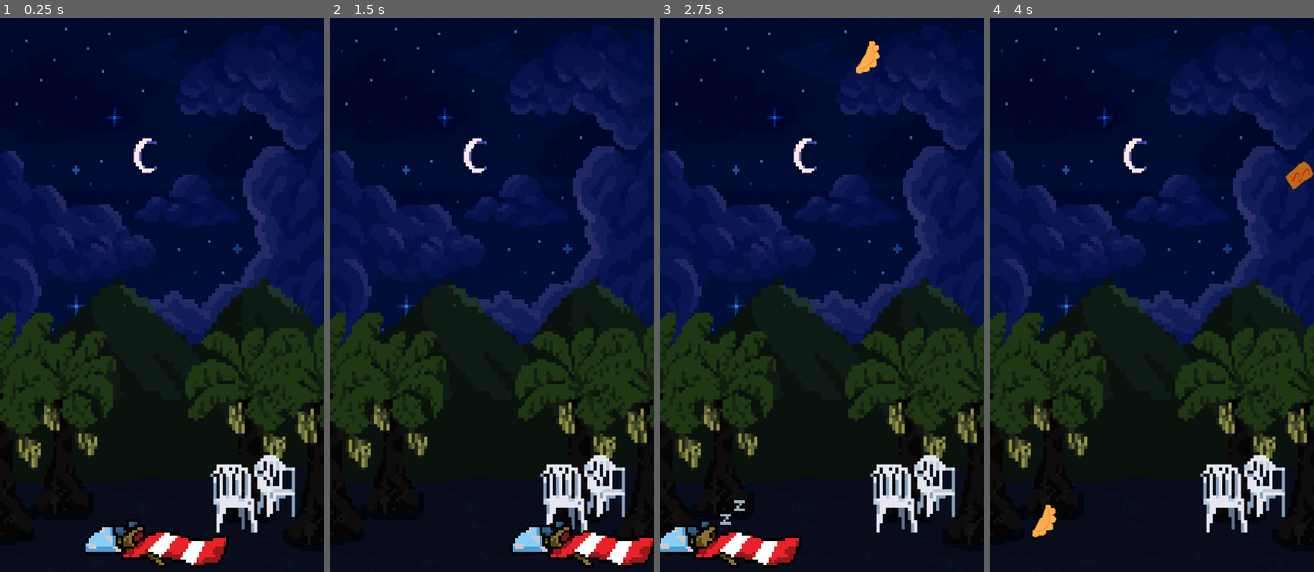
Above: before the commit, frames 1-4 (left to right).
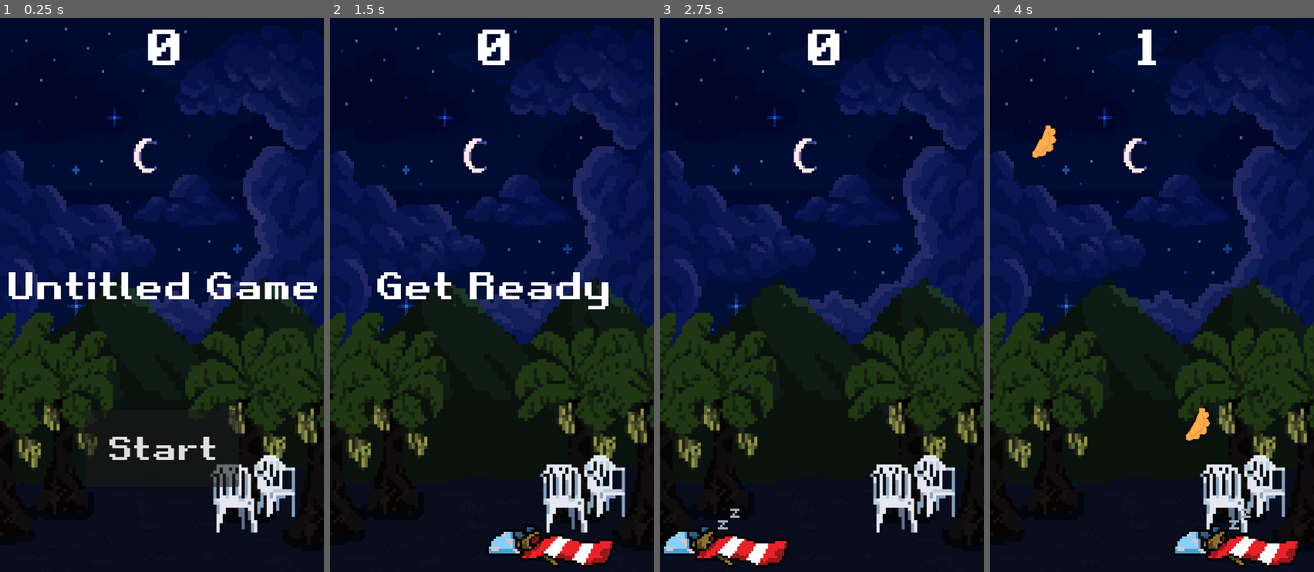
Above: after the commit, the same moments.

Repository: nathaliecstro/lags_game_jam2
Game: Godot game, scene res://SCENES/main.tscn
The game is run twice, just before and just after one commit, with the same random seed, the same clock (stepped at 60 frames per second) and the same inputs.
Inputs (mouse positions are in pixels of both pictures, inside the frame that each line leads up to):
- Up to frame 1 (0.25 s): no input
- Up to frame 2 (1.5 s): click (492, 450) at 0.5 s, where only the run after the commit has a clickable "Start"; tap Enter at 1.25 s; hold D (move_right) from 1.28 s (still down)
- Up to frame 3 (2.75 s): tap Space at 2 s; release D (move_right) at 2.03 s; hold A (move_left) from 2.03 s (still down)
- Up to frame 4 (4 s): release A (move_left) at 2.78 s; hold D (move_right) from 2.78 s (still down)

The runs differ from the first frame. In frame 1, 5.8% of the frame differs, in the area x 2-98%, y 2-100%; in frame 2, 4.4%; in frame 3, 2.3%; in frame 4, 3.0%.

Commit message:
Hud and character change

Diff:
--- /dev/null
+++ b/updated_lags_game_jam/SCENES/area_2d.tscn
@@ -0,0 +1,18 @@
+[gd_scene load_steps=4 format=3 uid="uid://5kk3vk2oj806"]
+
+[ext_resource type="Script" uid="uid://cbascr2dp7x3d" path="res://SCENES/sapo_concho_2.gd" id="1_jqutv"]
+[ext_resource type="PackedScene" uid="uid://ncf0pekbgv88" path="res://SCENES/sapoConcho2.tscn" id="1_jub5u"]
+
+[sub_resource type="RectangleShape2D" id="RectangleShape2D_jqutv"]
+size = Vector2(52, 10)
+
+[node name="Area2D" type="Area2D"]
+script = ExtResource("1_jqutv")
+
+[node name="CharacterBody2D" parent="." instance=ExtResource("1_jub5u")]
+
+[node name="CollisionShape2D2" type="CollisionShape2D" parent="."]
+position = Vector2(-2, 6)
+shape = SubResource("RectangleShape2D_jqutv")
+
+[connection signal="body_entered" from="." to="." method="_on_body_entered"]
--- /dev/null
+++ b/updated_lags_game_jam/SCENES/hud.gd
@@ -0,0 +1,30 @@
+extends CanvasLayer
+
+# Notifies `Main` node that the button has been pressed
+signal start_game
+
+func show_message(text):
+	$Message.text = text
+	$Message.show()
+	$MessageTimer.start()
+
+func show_game_over():
+	show_message("Game Over")
+	# Wait until the MessageTimer has counted down.
+	await $MessageTimer.timeout
+
+	$Message.text = "Dodge the Creeps!"
+	$Message.show()
+	# Make a one-shot timer and wait for it to finish.
+	await get_tree().create_timer(1.0).timeout
+	$StartButton.show()
+
+func update_score(score):
+	$ScoreLabel.text = str(score)
+
+func _on_start_button_pressed():
+	$StartButton.hide()
+	start_game.emit()
+
+func _on_message_timer_timeout():
+	$Message.hide()
--- /dev/null
+++ b/updated_lags_game_jam/SCENES/hud.tscn
@@ -0,0 +1,60 @@
+[gd_scene load_steps=3 format=3 uid="uid://5hibfu3wh8km"]
+
+[ext_resource type="Script" uid="uid://dl2t51rccbcpi" path="res://SCENES/hud.gd" id="1_2xvbx"]
+[ext_resource type="FontFile" uid="uid://bp623mrr0ng5o" path="res://ASSETS/Retro Gaming.ttf" id="2_undyj"]
+
+[node name="HUD" type="CanvasLayer"]
+script = ExtResource("1_2xvbx")
+
+[node name="ScoreLabel" type="Label" parent="."]
+anchors_preset = 5
+anchor_left = 0.5
+anchor_right = 0.5
+offset_left = -24.5
+offset_right = 24.5
+offset_bottom = 82.0
+grow_horizontal = 2
+size_flags_horizontal = 0
+size_flags_vertical = 0
+theme_override_fonts/font = ExtResource("2_undyj")
+theme_override_font_sizes/font_size = 64
+text = "0"
+
+[node name="Message" type="Label" parent="."]
+anchors_preset = 8
+anchor_left = 0.5
+anchor_top = 0.5
+anchor_right = 0.5
+anchor_bottom = 0.5
+offset_left = -20.0
+offset_top = -41.0
+offset_right = 20.0
+offset_bottom = 41.0
+grow_horizontal = 2
+grow_vertical = 2
+theme_override_fonts/font = ExtResource("2_undyj")
+theme_override_font_sizes/font_size = 48
+text = "Untitled Game"
+
+[node name="StartButton" type="Button" parent="."]
+anchors_preset = 7
+anchor_left = 0.5
+anchor_top = 1.0
+anchor_right = 0.5
+anchor_bottom = 1.0
+offset_left = -100.0
+offset_top = -210.0
+offset_right = 100.0
+offset_bottom = -110.0
+grow_horizontal = 2
+grow_vertical = 0
+theme_override_fonts/font = ExtResource("2_undyj")
+theme_override_font_sizes/font_size = 42
+text = "Start"
+
+[node name="MessageTimer" type="Timer" parent="."]
+wait_time = 2.0
+one_shot = true
+
+[connection signal="pressed" from="StartButton" to="." method="_on_start_button_pressed"]
+[connection signal="timeout" from="MessageTimer" to="." method="_on_message_timer_timeout"]
--- a/updated_lags_game_jam/SCENES/main.gd
+++ b/updated_lags_game_jam/SCENES/main.gd
@@ -5,15 +5,18 @@
 
 var score
 
+
+func new_game():
+	score = 0
+	$StartTimer.start()
+	$HUD.update_score(score)
+	$Sapo.start($StartPos.position)
+	$HUD.show_message("Get Ready")
+
 func game_over():
 	$ScoreTimer.stop()
 	$FoodTimer.stop()
-
-func new_game():
-	score = 0
-	$CharacterBody2D.start($StartPos.position)
-	$StartTimer.start()
-
+	$HUD.show_game_over()
 
 func _on_food_timer_timeout():
 	# Randomly pick a food scene
@@ -45,10 +48,11 @@
 
 func _on_score_timer_timeout():
 	score += 1
+	$HUD.update_score(score)
 
 func _on_start_timer_timeout():
 	$FoodTimer.start()
 	$ScoreTimer.start()
 
 func _ready():
-	new_game()
+	pass
--- a/updated_lags_game_jam/SCENES/main.tscn
+++ b/updated_lags_game_jam/SCENES/main.tscn
@@ -1,12 +1,13 @@
-[gd_scene load_steps=11 format=3 uid="uid://bxr4aaam0oro4"]
+[gd_scene load_steps=12 format=3 uid="uid://bxr4aaam0oro4"]
 
 [ext_resource type="PackedScene" uid="uid://ncf0pekbgv88" path="res://SCENES/sapoConcho2.tscn" id="1_xh1h4"]
-[ext_resource type="Script" path="res://SCENES/main.gd" id="1_ys6xq"]
+[ext_resource type="Script" uid="uid://dbtl1cllirq5q" path="res://SCENES/main.gd" id="1_ys6xq"]
 [ext_resource type="PackedScene" uid="uid://c1wgofxcktlku" path="res://SCENES/food_1.tscn" id="2_df0lc"]
 [ext_resource type="Texture2D" uid="uid://qyr1ru25nyj8" path="res://ASSETS/skylayer.png" id="3_0u8pi"]
 [ext_resource type="PackedScene" uid="uid://cuylvuuspke1r" path="res://SCENES/food_2.tscn" id="3_df0lc"]
 [ext_resource type="Texture2D" uid="uid://deev7e3qpl18i" path="res://ASSETS/cerrolastetas(fix).png" id="4_ys6xq"]
 [ext_resource type="Texture2D" uid="uid://d006kvmmvm6n1" path="res://ASSETS/plantainslayer(fix).png" id="5_0u8pi"]
+[ext_resource type="PackedScene" uid="uid://5hibfu3wh8km" path="res://SCENES/hud.tscn" id="8_h2jjw"]
 
 [sub_resource type="Curve2D" id="Curve2D_h2jjw"]
 _data = {
@@ -24,11 +25,6 @@
 script = ExtResource("1_ys6xq")
 mob_scene = ExtResource("2_df0lc")
 mob1_scene = ExtResource("3_df0lc")
-
-[node name="CharacterBody2D" parent="." instance=ExtResource("1_xh1h4")]
-position = Vector2(214, 643)
-scale = Vector2(3.5, 3.5)
-metadata/_edit_group_ = true
 
 [node name="ParallaxBackground" type="ParallaxBackground" parent="."]
 
@@ -66,11 +62,11 @@
 [node name="ScoreTimer" type="Timer" parent="."]
 
 [node name="StartPos" type="Marker2D" parent="."]
-position = Vector2(211, 664)
+position = Vector2(214, 669)
 
 [node name="FoodPath" type="Path2D" parent="."]
-position = Vector2(-1.96829, 16.0074)
-scale = Vector2(1.03171, -2.04326)
+position = Vector2(1.02439, -1.09664)
+scale = Vector2(1.02439, -2.27188)
 curve = SubResource("Curve2D_h2jjw")
 
 [node name="FoodFollow2D" type="PathFollow2D" parent="FoodPath"]
@@ -78,10 +74,11 @@
 rotation = 0.278428
 
 [node name="StaticBody2D" type="StaticBody2D" parent="."]
-position = Vector2(-61, 360)
+position = Vector2(-807, 302)
 disable_mode = 1
 
 [node name="CollisionShape2D" type="CollisionShape2D" parent="StaticBody2D"]
+position = Vector2(-511, 31)
 shape = SubResource("RectangleShape2D_ys6xq")
 
 [node name="StaticBody2D" type="StaticBody2D" parent="StaticBody2D"]
@@ -89,7 +86,7 @@
 disable_mode = 1
 
 [node name="CollisionShape2D" type="CollisionShape2D" parent="StaticBody2D/StaticBody2D"]
-position = Vector2(603, -363)
+position = Vector2(525, -324)
 shape = SubResource("RectangleShape2D_ys6xq")
 
 [node name="groundPlaceHoulder" type="CollisionShape2D" parent="."]
@@ -97,7 +94,11 @@
 scale = Vector2(0.897435, 0.897435)
 shape = SubResource("RectangleShape2D_ac0l5")
 
-[connection signal="hit" from="CharacterBody2D" to="." method="game_over"]
+[node name="HUD" parent="." instance=ExtResource("8_h2jjw")]
+
+[node name="Sapo" parent="." instance=ExtResource("1_xh1h4")]
+
 [connection signal="timeout" from="FoodTimer" to="." method="_on_food_timer_timeout"]
 [connection signal="timeout" from="StartTimer" to="." method="_on_start_timer_timeout"]
 [connection signal="timeout" from="ScoreTimer" to="." method="_on_score_timer_timeout"]
+[connection signal="start_game" from="HUD" to="." method="new_game"]
--- a/updated_lags_game_jam/SCENES/sapoConcho2.tscn
+++ b/updated_lags_game_jam/SCENES/sapoConcho2.tscn
@@ -38,22 +38,22 @@
 }]
 
 [sub_resource type="RectangleShape2D" id="RectangleShape2D_s4d1v"]
-size = Vector2(52, 10.5)
+size = Vector2(165, 56)
 
-[node name="CharacterBody2D" type="CharacterBody2D"]
+[node name="Sapo" type="Area2D"]
 script = ExtResource("1_seyka")
-
-[node name="Area2D" type="Area2D" parent="."]
 
 [node name="AnimatedSprite2D" type="AnimatedSprite2D" parent="."]
 texture_filter = 1
+position = Vector2(-0.343753, 0.781249)
+scale = Vector2(3.06691, 3.04659)
 sprite_frames = SubResource("SpriteFrames_v4lbc")
 animation = &"sapo sleeping"
 autoplay = "sapo sleeping"
 frame_progress = 0.307956
 
 [node name="CollisionShape2D" type="CollisionShape2D" parent="."]
-position = Vector2(-2, 5.25)
+position = Vector2(-8.5, 17)
 shape = SubResource("RectangleShape2D_s4d1v")
 
-[connection signal="body_entered" from="Area2D" to="." method="_on_area_2d_body_entered"]
+[connection signal="body_entered" from="." to="." method="_on_body_entered"]
--- a/updated_lags_game_jam/SCENES/sapo_concho_2.gd
+++ b/updated_lags_game_jam/SCENES/sapo_concho_2.gd
@@ -1,19 +1,31 @@
-extends CharacterBody2D
+extends Area2D
+
 signal hit
 
-const SPEED : int = 800
+@export var speed = 400 # How fast the player will move (pixels/sec).
+var screen_size # Size of the game window.
 
-func _physics_process(delta):
-	velocity.x = 0
+func _ready():
+	screen_size = get_viewport_rect().size
+	hide()
 
+func _process(delta):
+
+	var velocity = Vector2.ZERO
+
+	if Input.is_action_pressed("move_right"):
+		velocity.x += 5
 	if Input.is_action_pressed("move_left"):
-		velocity.x = -SPEED
-	elif Input.is_action_pressed("move_right"):
-		velocity.x = SPEED
-	move_and_slide()
+		velocity.x -= 5
 
+	if velocity.length() > 0:
+		velocity = velocity.normalized() * speed
 
-func _on_area_2d_body_entered(body):
+	position += velocity * delta
+	var sprite_half_size = Vector2(185, 55) / 2 # (width, height) of one frame
+	position = position.clamp(sprite_half_size, screen_size - sprite_half_size)
+
+func _on_body_entered(_body):
 	hide() # Player disappears after being hit.
 	hit.emit()
 	$CollisionShape2D.set_deferred("disabled", true)
Binary file added: updated_lags_game_jam/ASSETS/Retro Gaming.ttf
Not shown, added: updated_lags_game_jam/ASSETS/Retro Gaming.ttf.import
Not shown, added: updated_lags_game_jam/SCENES/hud.gd.uid
